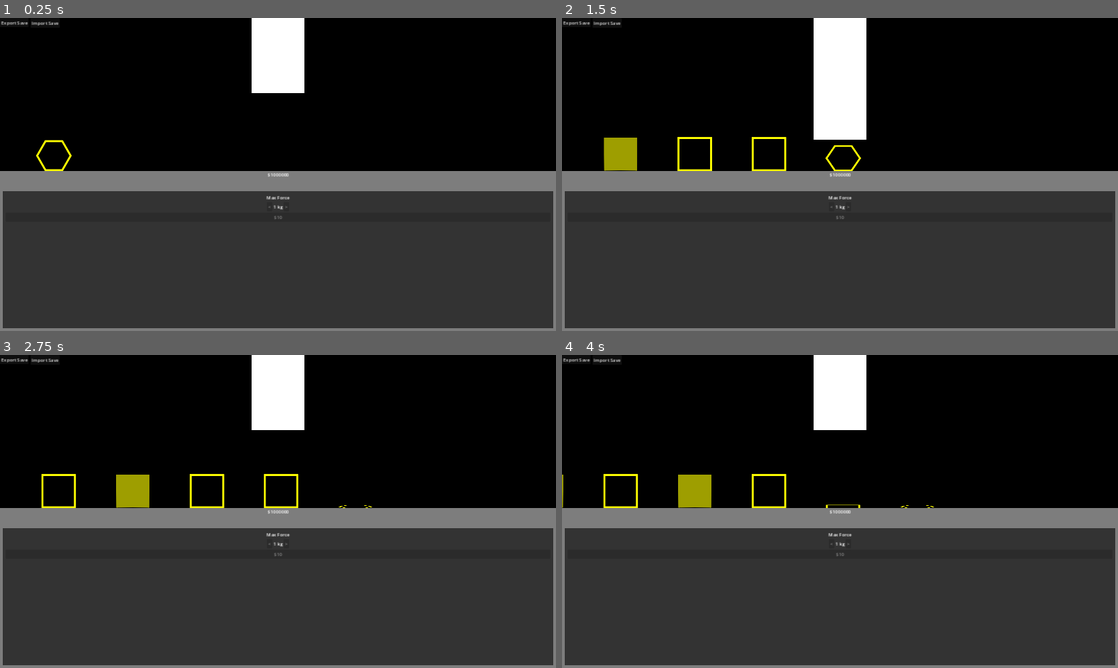
Above: before the commit, frames 1-4 (two rows, left to right).
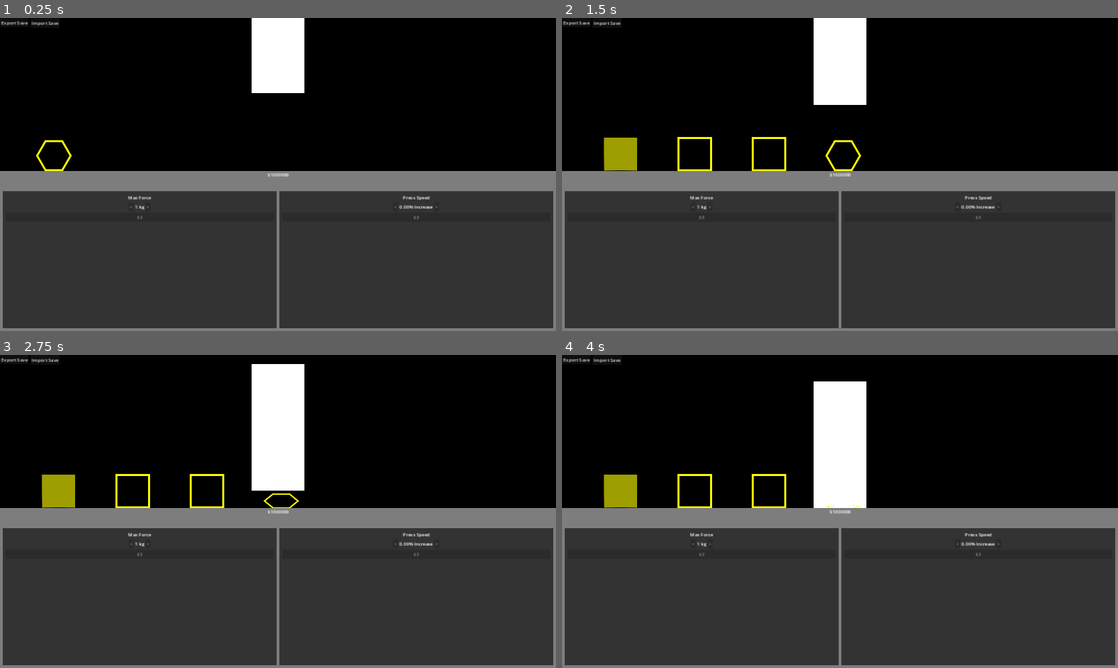
Above: after the commit, the same moments.

Repository: miyo6032/HydraulicPressIncremental
Game: Godot game, scene res://1_main.tscn
The game is run twice, just before and just after one commit, with the same random seed, the same clock (stepped at 60 frames per second) and the same inputs.
Inputs (mouse positions are in pixels of both pictures, inside the frame that each line leads up to):
- Up to frame 1 (0.25 s): no input
- Up to frame 2 (1.5 s): tap Enter at 0.5 s; move the mouse to (962, 158) at 0.52 s; hold Up (ui_up) 0.53-1.25 s; tap Tab at 0.6 s; click (962, 158) at 0.67 s; drag from (728, 190) to (812, 237) at 1.27 s
- Up to frame 3 (2.75 s): move the mouse to (333, 442) at 2.02 s; hold Up (ui_up) from 2.03 s (still down); tap Tab at 2.1 s
- Up to frame 4 (4 s): release Up (ui_up) at 2.75 s; drag from (812, 574) to (673, 464) at 2.77 s; tap Space at 3.5 s; move the mouse to (1006, 558) at 3.52 s; hold Down (ui_down) from 3.53 s (still down); tap Tab at 3.6 s

The runs differ from the first frame. In frame 1, 0.4% of the frame differs, in the area x 23-79%, y 55-100%; in frame 2, 1.6%; in frame 3, 4.0%; in frame 4, 5.0%, in the area x 0-79%, y 0-100%.

Commit message:
Add press speed upgrade

Diff:
--- a/1_main.tscn
+++ b/1_main.tscn
@@ -1,12 +1,13 @@
-[gd_scene load_steps=4 format=3 uid="uid://cnrln6t4dxt74"]
+[gd_scene load_steps=5 format=3 uid="uid://cnrln6t4dxt74"]
 
 [ext_resource type="Script" path="res://Main.gd" id="1_kxjkt"]
 [ext_resource type="PackedScene" uid="uid://7t1sx0r2g2tc" path="res://2_simulation.tscn" id="1_widi8"]
 [ext_resource type="Resource" uid="uid://ype7ae050vxg" path="res://data/upgrades/force_upgrade.tres" id="2_mf8dy"]
+[ext_resource type="Resource" uid="uid://dnjuikwv7g0um" path="res://data/upgrades/speed_upgrade.tres" id="3_egk44"]
 
 [node name="Main" type="Node"]
 script = ExtResource("1_kxjkt")
-upgrades = Array[Resource("res://UpgradeRes.gd")]([ExtResource("2_mf8dy")])
+upgrades = Array[Resource("res://UpgradeRes.gd")]([ExtResource("2_mf8dy"), ExtResource("3_egk44")])
 
 [node name="Simulation" parent="." instance=ExtResource("1_widi8")]
 
--- a/Enums.gd
+++ b/Enums.gd
@@ -3,5 +3,6 @@
 class_name Enums
 
 enum UpgradeType {
-    Force
+    Force,
+    PressSpeed,
 }
--- a/Press.gd
+++ b/Press.gd
@@ -2,10 +2,11 @@
 
 signal crush_finished
 
-const crushing_time = 0.5
+const base_crushing_time = 2
 const base_crushing_power = 1
 
-var crushing_power = 1
+var crushing_power = base_crushing_power
+var crushing_time = base_crushing_time
 
 @onready var visual = $Visual
 @onready var start_crushing_pos = $PressStart
@@ -20,6 +21,10 @@
         var upgrade_value = pow(instance.upgrade.upgrade_value, instance.upgrade_level)
         crushing_power = base_crushing_power * upgrade_value
         instance.set_upgrade_label("%s kg" % Utils.format_num(upgrade_value))
+    elif instance.upgrade.upgrade_type == Enums.UpgradeType.PressSpeed:
+        var upgrade_value = instance.upgrade.upgrade_value * instance.upgrade_level
+        crushing_time = base_crushing_time / (1 + upgrade_value)
+        instance.set_upgrade_label("%.2f%s Increase" % [(upgrade_value) * 100, "%"])
 
 func crush(crushable):
     var failed_crush = crushable.strength > crushing_power
--- a/data/upgrades/force_upgrade.tres
+++ b/data/upgrades/force_upgrade.tres
@@ -8,4 +8,4 @@
 upgrade_value = 1.5
 upgrade_type = 0
 tooltip = "Max crushing force the press can apply"
-costs = Array[float]([10.0, 20.0, 40.0])
+costs = Array[float]([3.0, 6.0, 12.0])
--- /dev/null
+++ b/data/upgrades/speed_upgrade.tres
@@ -0,0 +1,11 @@
+[gd_resource type="Resource" script_class="UpgradeRes" load_steps=2 format=3 uid="uid://dnjuikwv7g0um"]
+
+[ext_resource type="Script" path="res://UpgradeRes.gd" id="1_rm8hn"]
+
+[resource]
+script = ExtResource("1_rm8hn")
+name = "Press Speed"
+upgrade_value = 0.3
+upgrade_type = 1
+tooltip = "How fast the press move"
+costs = Array[float]([3.0, 6.0, 12.0, 24.0, 48.0, 96.0])
